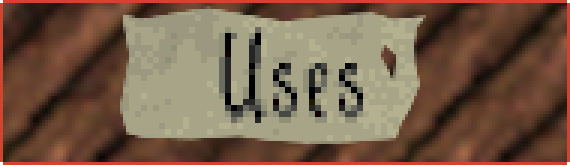
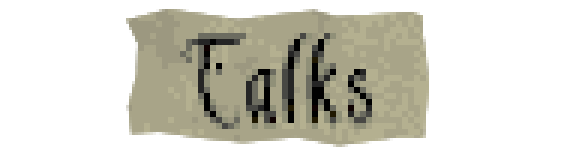
Two versions of the same layered image (570×165). Layer-by-layer changes:
showed "Talks", painted on it over [9,0,570,165]
hid "Uses" over [120,6,429,144]
renamed "Border" to "Writing", hid it, moved it above "Why", painted on it over [0,0,570,165]
removed layer "Background" over [0,0,570,165]
